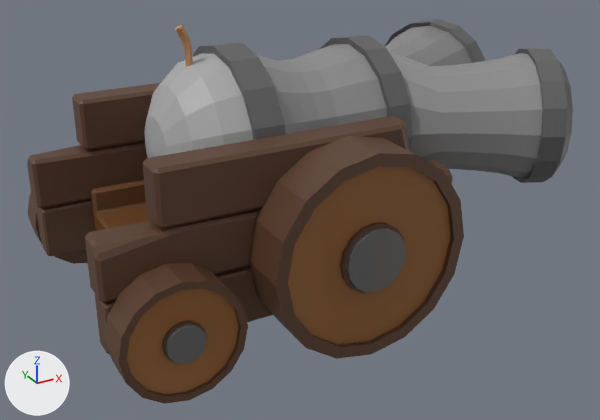
What one commit did to the Blender file Assets/Art/Blender/Cannons/CannonDoble.blend.
The view is the same before and after, from a 50 mm lens placed at (-3.57, -8.46, 4.97), pointed at (0.96, -0.23, 0.85). Arrows for +X, +Y and +Z are at lower left; the lights stay in place.

Names of what the first picture shows: 'Cannon_Back', 'Cannon_Front', 'Cannon_Platform.001', 'Wheels.001'.
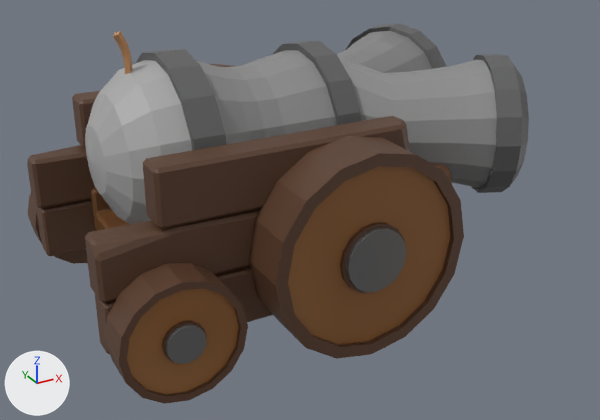
Where the change shows, as pixel boxes (x1, y1, x2, y2) in the pictures (600 x 420 px):
'Cannon_Front', moved: before (192, 19, 573, 183); after (135, 23, 529, 193)
'Cannon_Back', moved: before (145, 25, 253, 158); after (85, 31, 192, 224)

The edits, one by one:
Object 'Cannon_Front' (ob_cannon_front) moves from (0.0, 0.0, 1.85) to (-0.69, 0.0, 1.85).
Object 'Cannon_Back' (ob_cannon_back) moves from (0.0, 0.0, 1.08) to (-0.69, 0.0, 1.08).
